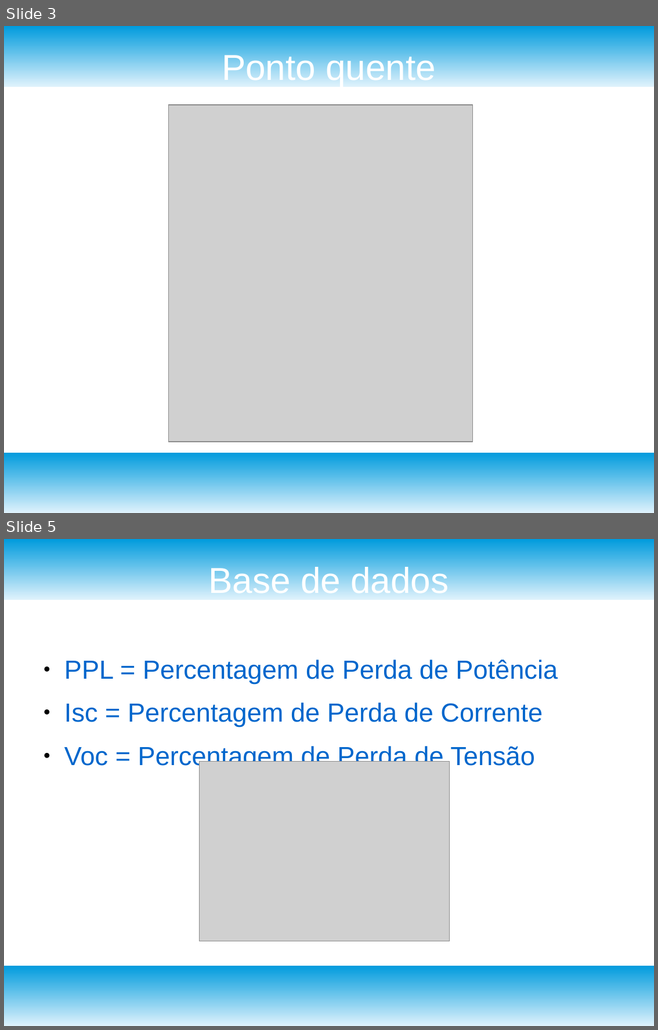
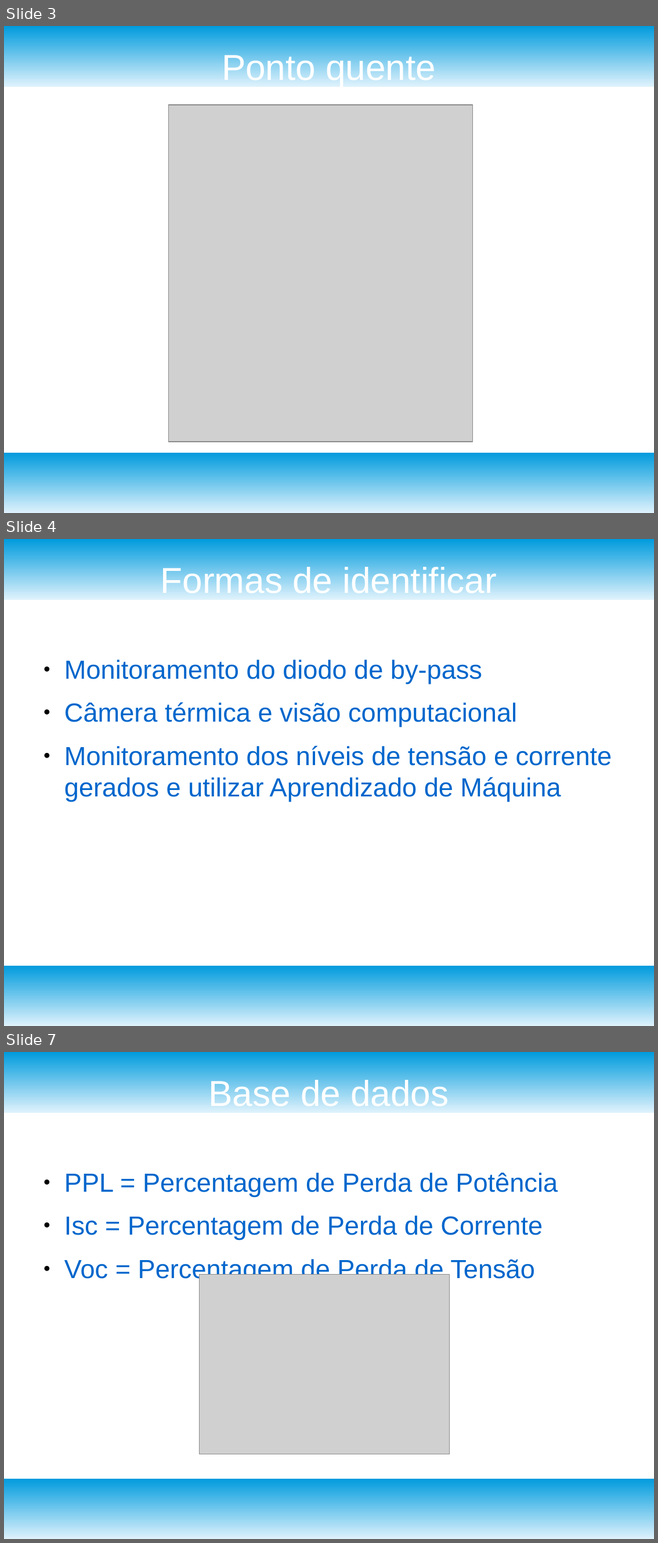
Before and after one commit to ErikJhones/Self-Organizing-Map-SOM-with-KNN, a slide deck: fuzzy/apresentacao.odp. Shown one above the other, each under a label of ours: slides 3 and 5 before the commit, slides 3, 4 and 7 after it; the slides between them are not shown. The pictures are 658x1030 and 658x1543 pixels, drawn with LibreOffice and Linux fonts; fonts in the diff are those of the drawing; grey boxes stand for pictures. Boxes give left, top, right and bottom in pixels: in the first picture for what was removed or moved away, otherwise in the second. Text is boxed around its words. In the diff, an @@ line names an element or a change of style, - is before the commit and + after.

```diff
--- a/fuzzy/apresentacao.odp
+++ b/fuzzy/apresentacao.odp
@@ slide 4 added at [4,539,654,1026], background #FFFFFF; not listed: 2 template elements that a slide beside it also shows @@
@@ title added at [161,565,496,600], 44 pt, text #FFFFFF @@
+Formas de identificar
@@ text added at [64,660,612,801], 32 pt, text #0066CC @@
+● Monitoramento do diodo de by-pass
+● Câmera térmica e visão computacional
+● Monitoramento dos níveis de tensão e corrente gerados e utilizar Aprendizado de Máquina
@@ what was slide 5 is now slide 7 @@
```
Also in this commit, not shown: 8 slides changed, 5 other slides added, 2 slides removed, 3 other files.
